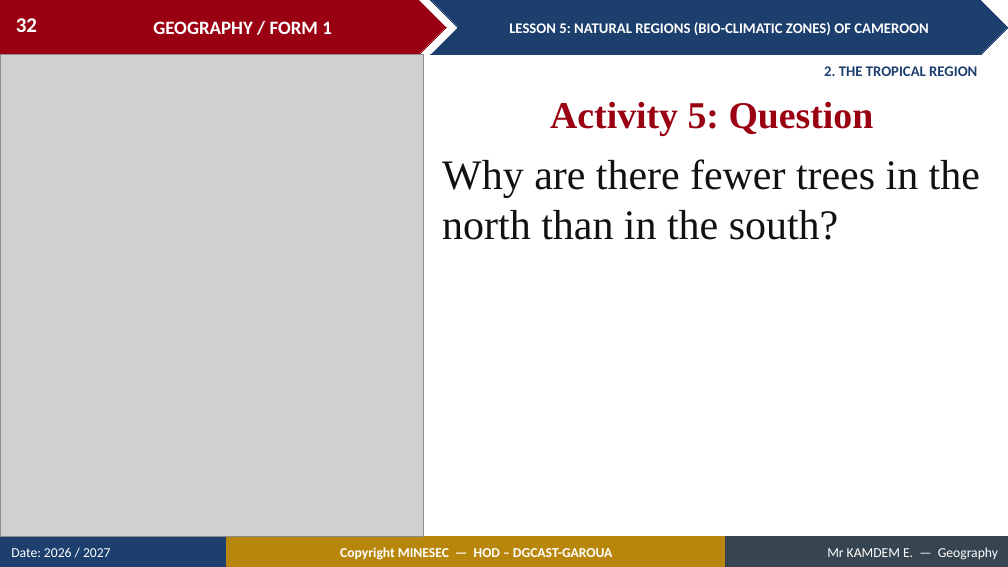
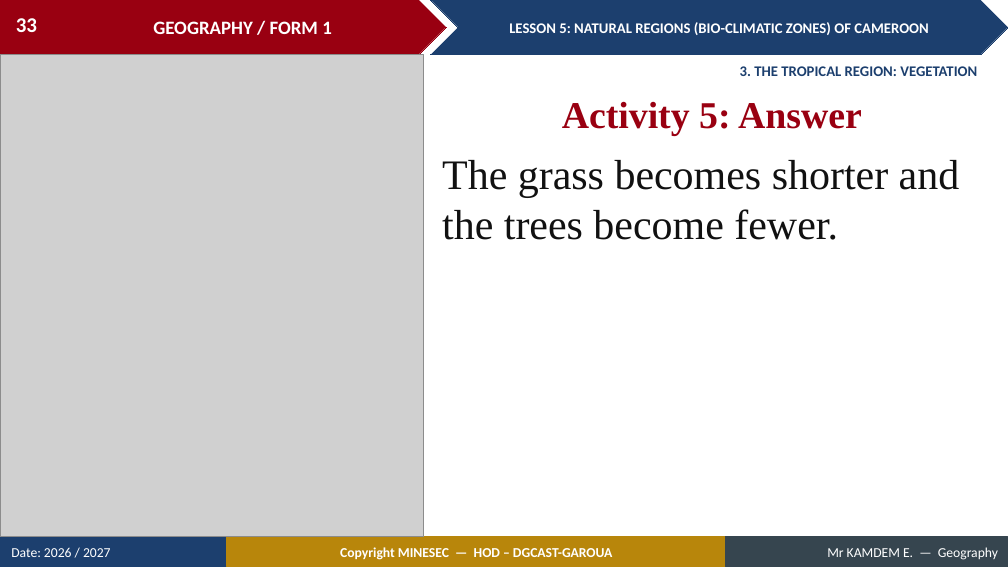
Before and after one commit to Berthautk/linea-github, a slide deck: slide 33 of lecons/F1/08_F1_M2_L05_Natural_Regions_Bio_climatic_Zones_of_Cameroon.pptx (slide 32 before the commit). Drawn at 1008x567 pixels with LibreOffice and Linux fonts; fonts in the diff are those of the drawing; grey boxes stand for pictures. Boxes give left, top, right and bottom in pixels: in the first picture for what was removed or moved away, otherwise in the second. Text is boxed around its words. In the diff, an @@ line names an element or a change of style, - is before the commit and + after.

```diff
--- a/lecons/F1/08_F1_M2_L05_Natural_Regions_Bio_climatic_Zones_of_Cameroon.pptx
+++ b/lecons/F1/08_F1_M2_L05_Natural_Regions_Bio_climatic_Zones_of_Cameroon.pptx
@@ page number at box(16, 18, 37, 32): text changed @@
-32
+33
@@ text at box(740, 66, 977, 76): text changed @@
-2. THE TROPICAL REGION
+3. THE TROPICAL REGION: VEGETATION
@@ text at box(562, 101, 862, 136): text changed @@
-Activity 5: Question
+Activity 5: Answer
@@ text at box(442, 160, 960, 240): text changed @@
-Why are there fewer trees in the north than in the south?
+The grass becomes shorter and the trees become fewer.
```
Also in this commit, not shown: 32 other slides changed, 20 slides added, 4 slides removed, 5 other files.
